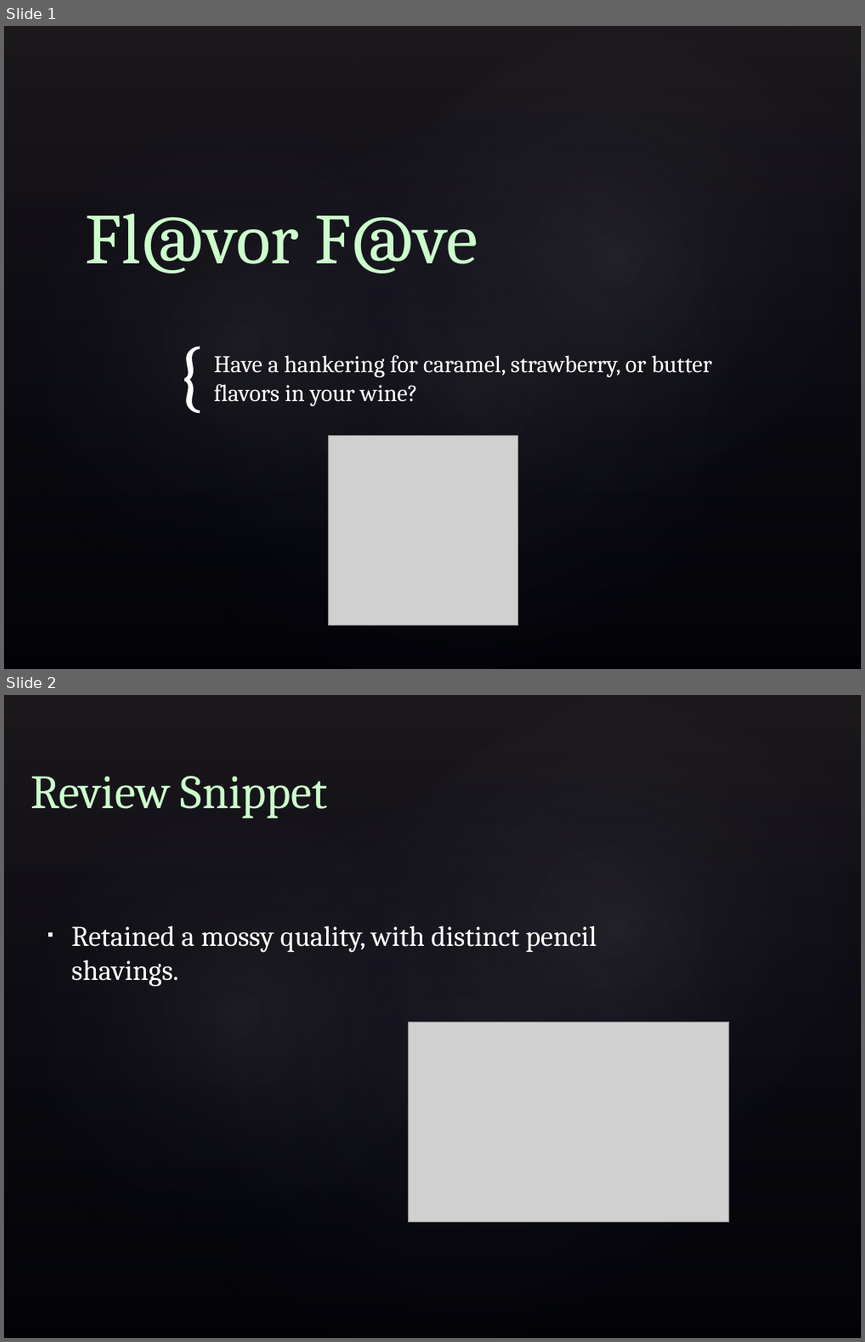
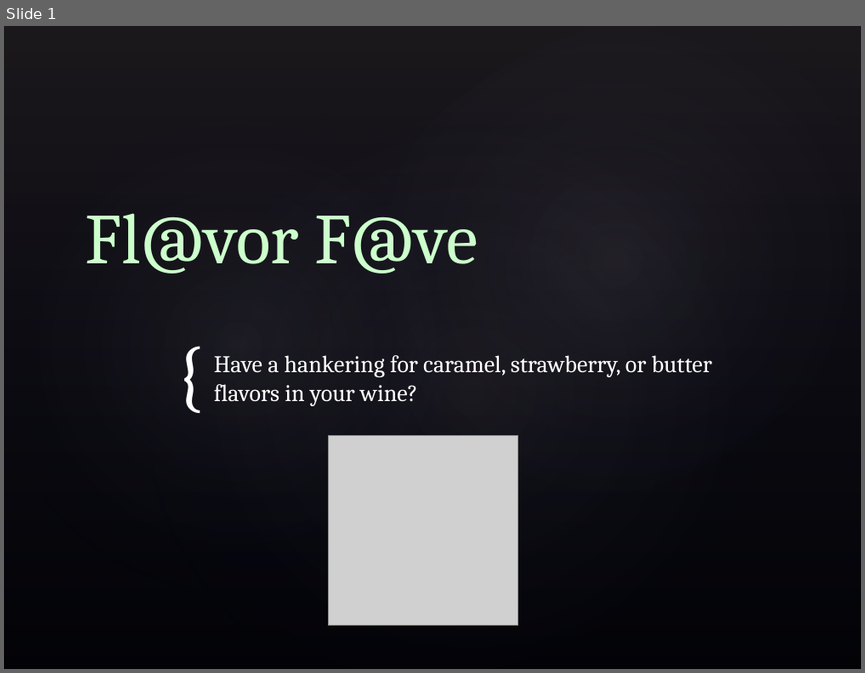
Before and after one commit to jodzi/flavor_fave, a slide deck: kojak_presentation.pptx. Shown one above the other, each under a label of ours: slides 1 and 2 before the commit, slide 1 after it. The pictures are 865x1342 and 865x673 pixels, drawn with LibreOffice and Linux fonts; fonts in the diff are those of the drawing; grey boxes stand for pictures; background and template pictures are left out. Boxes give left, top, right and bottom in pixels: in the first picture for what was removed or moved away, otherwise in the second. Text is boxed around its words. In the diff, an @@ line names an element or a change of style, - is before the commit and + after.

```diff
--- a/kojak_presentation.pptx
+++ b/kojak_presentation.pptx
@@ slide 2 removed at [4,695,861,1338], background picture (left out); not listed: 4 template elements that a slide beside it also shows @@
@@ title removed at [30,776,328,818] @@
-Review Snippet
@@ text removed at [71,925,597,987] @@
-▪ Retained a mossy quality, with distinct pencil shavings.
@@ picture removed at [409,1021,729,1222] @@
```
Also in this commit, not shown: 1 slide changed, 2 slides added.
